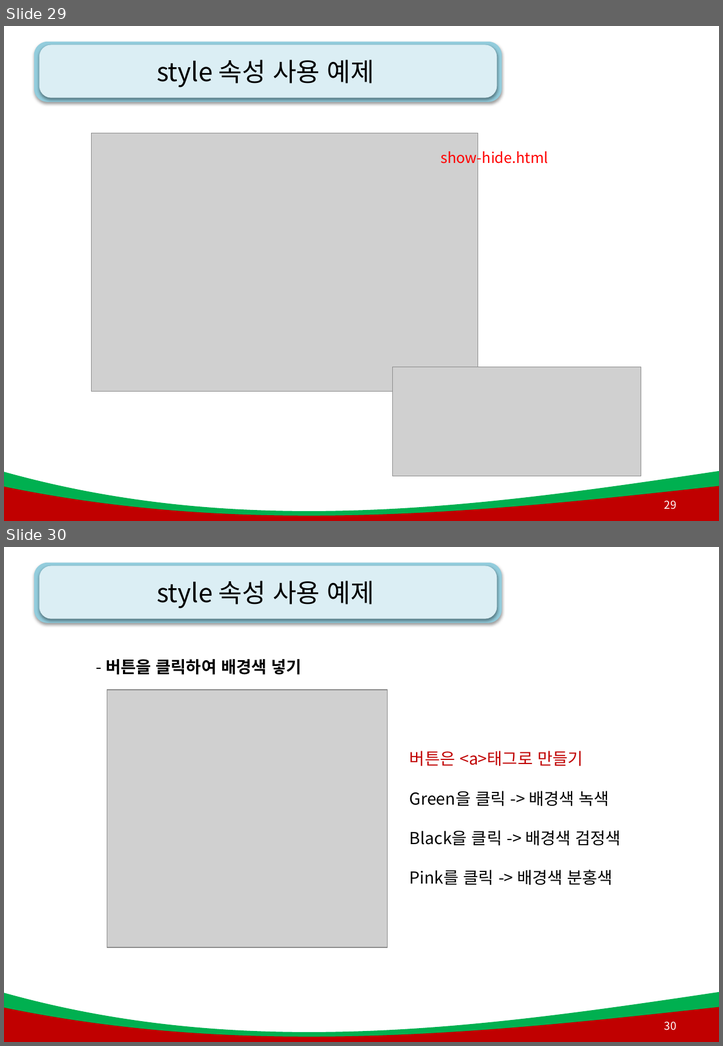
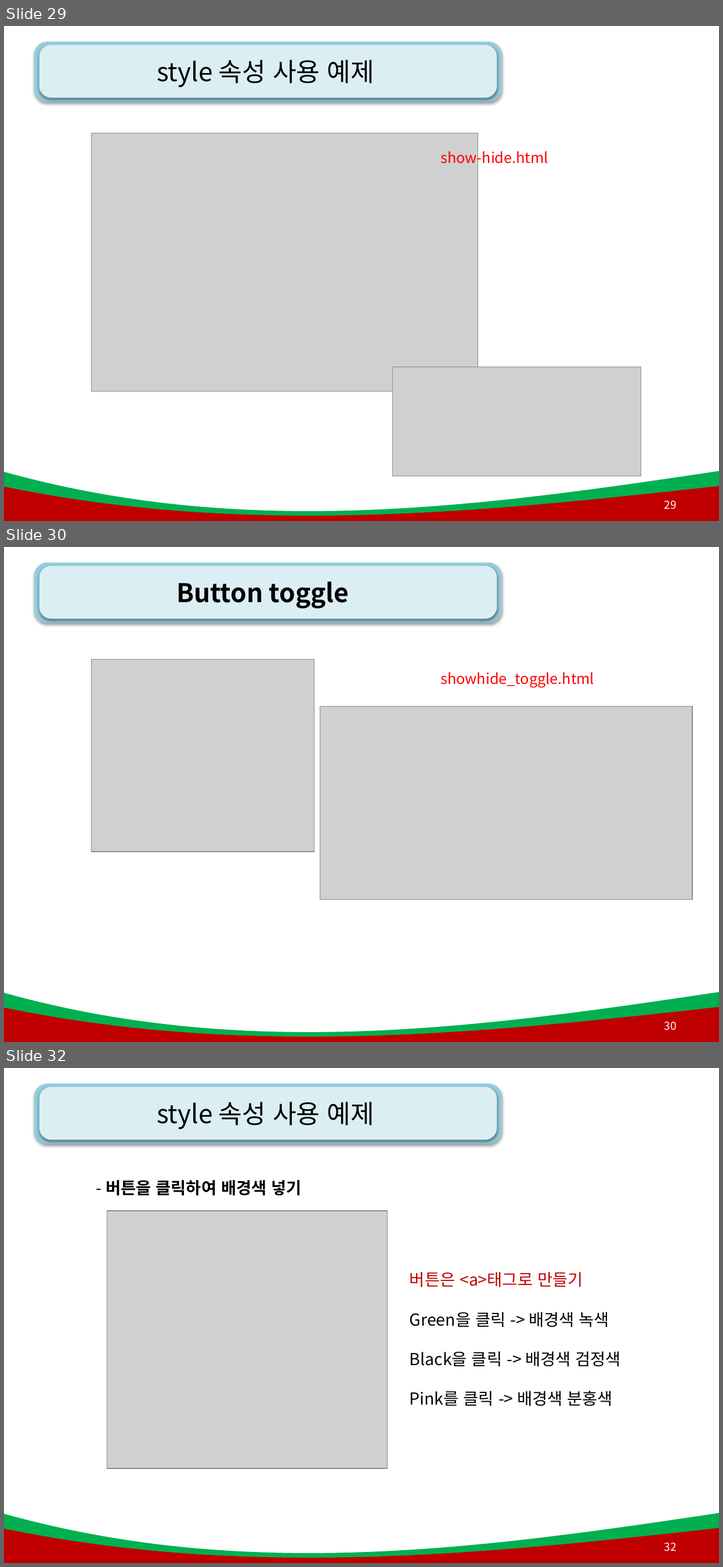
Before and after one commit to kiyongee2/green_project_web, a slide deck: js_ppt/4강. js_함수(메서드).pptx. Shown one above the other, each under a label of ours: slides 29 and 30 before the commit, slides 29, 30 and 32 after it; the slides between them are not shown. The pictures are 723x1046 and 723x1567 pixels, drawn with LibreOffice and Linux fonts; fonts in the diff are those of the drawing; grey boxes stand for pictures; background and template pictures are left out. Boxes give left, top, right and bottom in pixels: in the first picture for what was removed or moved away, otherwise in the second. Text is boxed around its words. In the diff, an @@ line names an element or a change of style, - is before the commit and + after.

```diff
--- a/js_ppt/4강. js_함수(메서드).pptx
+++ b/js_ppt/4강. js_함수(메서드).pptx
@@ slide 30 added at box(4, 547, 719, 1042), background #FFFFFF; not listed: 4 template elements that a slide beside it also shows @@
@@ title added at box(176, 581, 349, 608), 28 pt, text #000000, bold @@
+Button toggle
@@ picture added at box(91, 659, 314, 851) @@
@@ text added at box(441, 672, 594, 688), 16 pt, text #FF0000 @@
+showhide_toggle.html
@@ picture added at box(320, 706, 692, 899) @@
@@ page number added at box(664, 1021, 676, 1030), 12 pt, text #FFFFFF @@
+30
@@ what was slide 30 is now slide 32 @@
@@ page number at box(664, 1542, 676, 1551): text changed @@
-30
+32
```
Also in this commit, not shown: 1 other slide added, 17 other files.
